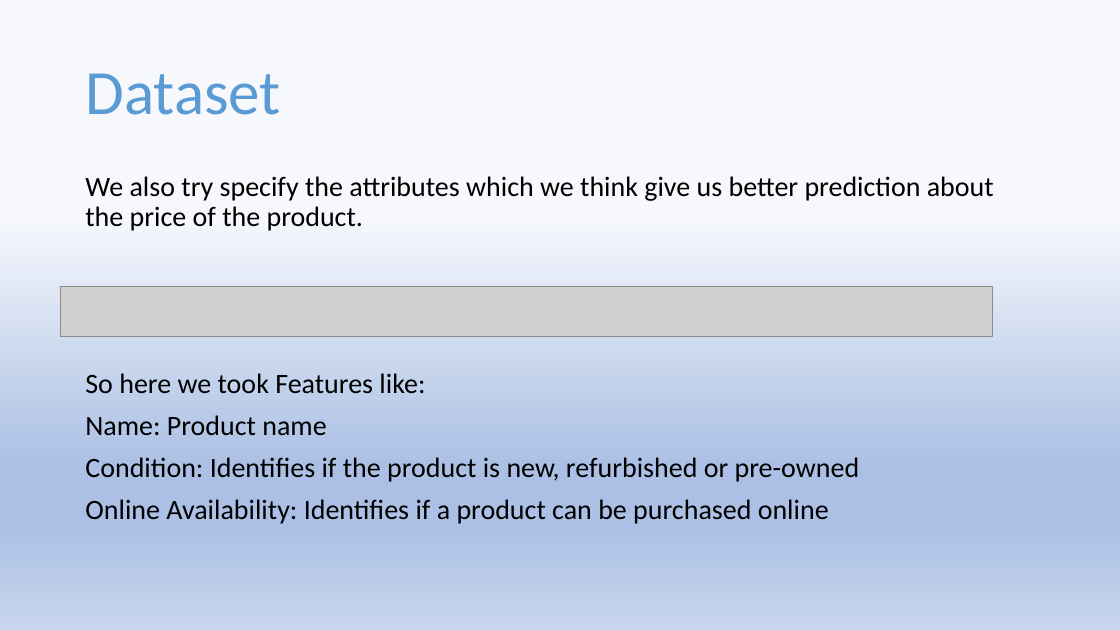
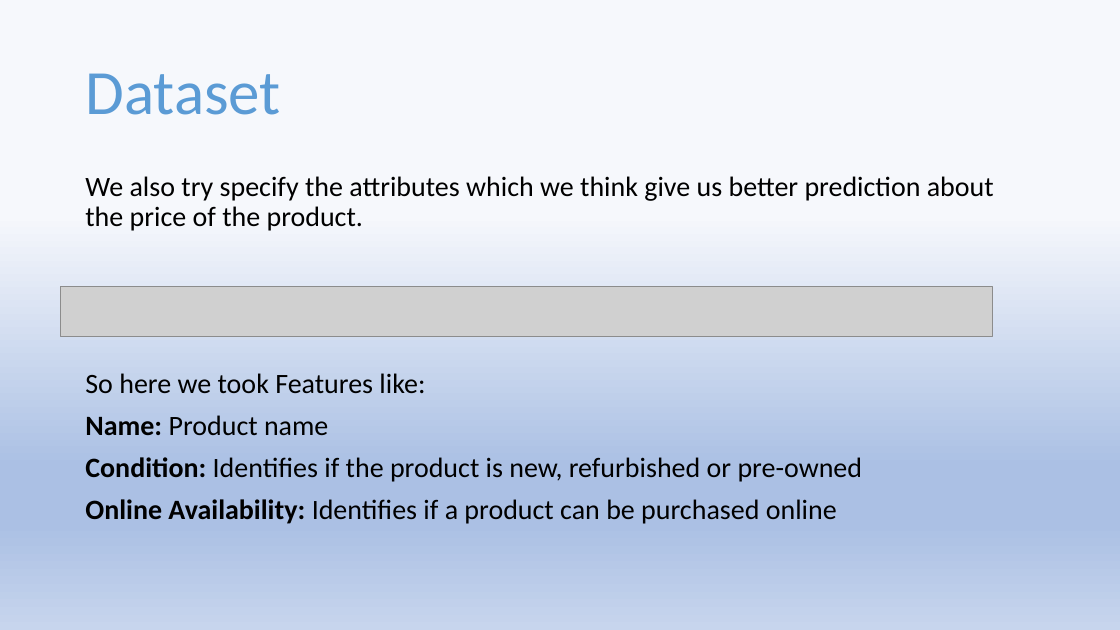
Before and after one commit to Pratyushnayak/Best-Buy-Price, a slide deck: slide 7 of Best Buy.pptx (slide 6 before the commit). Drawn at 1120x630 pixels with LibreOffice and Linux fonts; fonts in the diff are those of the drawing; grey boxes stand for pictures. Boxes give left, top, right and bottom in pixels: in the first picture for what was removed or moved away, otherwise in the second. Text is boxed around its words. In the diff, an @@ line names an element or a change of style, - is before the commit and + after.

```diff
--- a/Best Buy.pptx
+++ b/Best Buy.pptx
@@ text at (x1=85, y1=415, x2=863, y2=524): bold on in "Name:", "Condition:", "Online Availability:" @@
```
Also in this commit, not shown: 1 other slide changed, 15 slides added, 1 slide removed.
